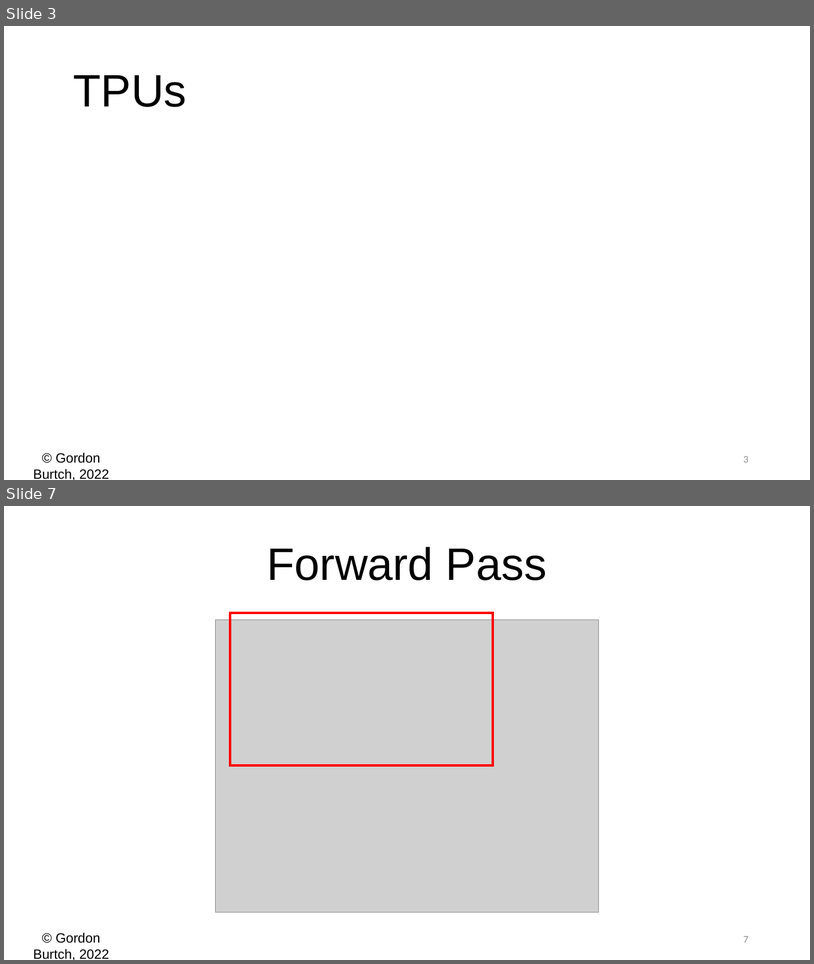
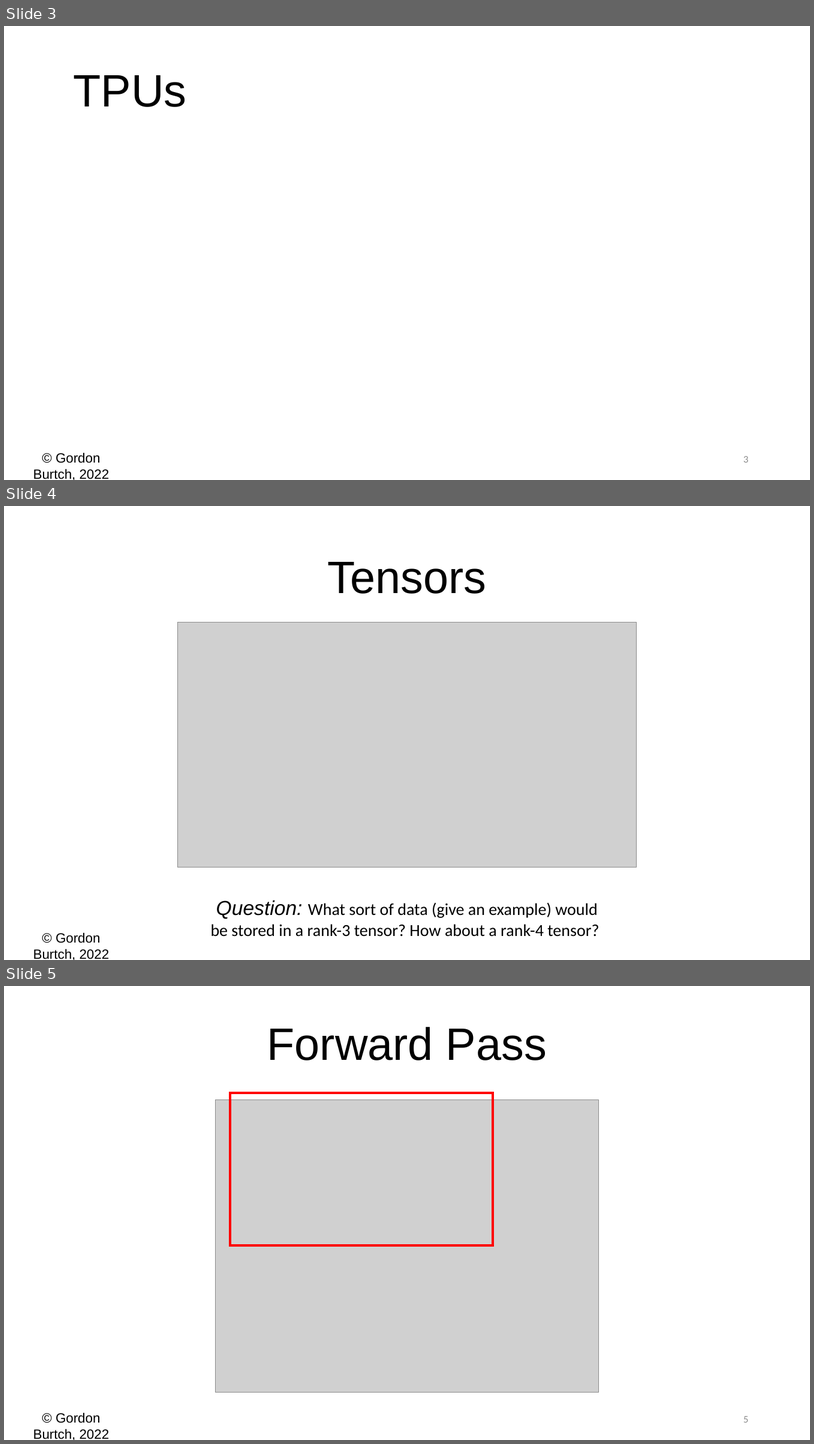
Before and after one commit to zizgao/BA865-2022, a slide deck: Week 2/02 - Math & Keras.pptx. Shown one above the other, each under a label of ours: slides 3 and 7 before the commit, slides 3, 4 and 5 after it; the slides between them are not shown. The pictures are 814x964 and 814x1444 pixels, drawn with LibreOffice and Linux fonts; fonts in the diff are those of the drawing; grey boxes stand for pictures; background and template pictures are left out. Boxes give left, top, right and bottom in pixels: in the first picture for what was removed or moved away, otherwise in the second. Text is boxed around its words. In the diff, an @@ line names an element or a change of style, - is before the commit and + after.

```diff
--- a/Week 2/02 - Math & Keras.pptx
+++ b/Week 2/02 - Math & Keras.pptx
@@ slide 4 added at [4, 506, 810, 960], background #FFFFFF; not listed: 1 template element that a slide beside it also shows @@
@@ text added at [328, 562, 487, 594], 54 pt, text #000000 @@
+Tensors
@@ picture added at [177, 622, 637, 867] @@
@@ text added at [211, 900, 599, 936], 20 pt, text #000000 @@
+Question: What sort of data (give an example) would be stored in a rank-3 tensor? How about a rank-4 tensor?
@@ what was slide 7 is now slide 5 @@
@@ page number at [744, 1416, 749, 1422]: text changed @@
-7
+5
```
Also in this commit, not shown: 2 slides changed, 2 other slides added, 2 slides removed, 2 other files.
